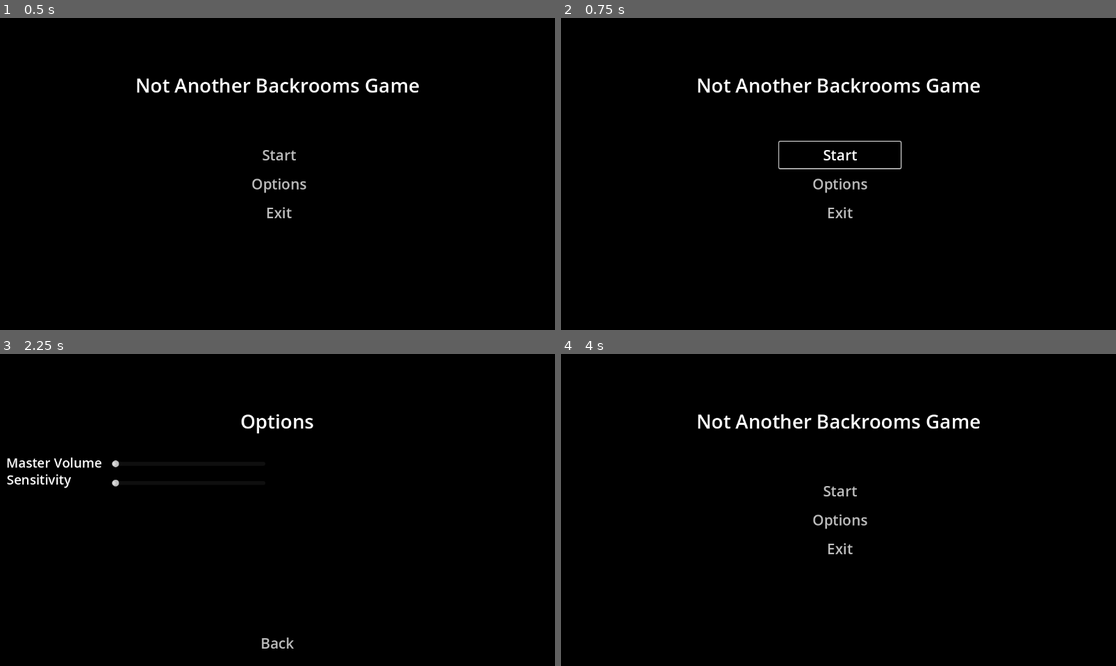
Above: before the commit, frames 1-4 (two rows, left to right).
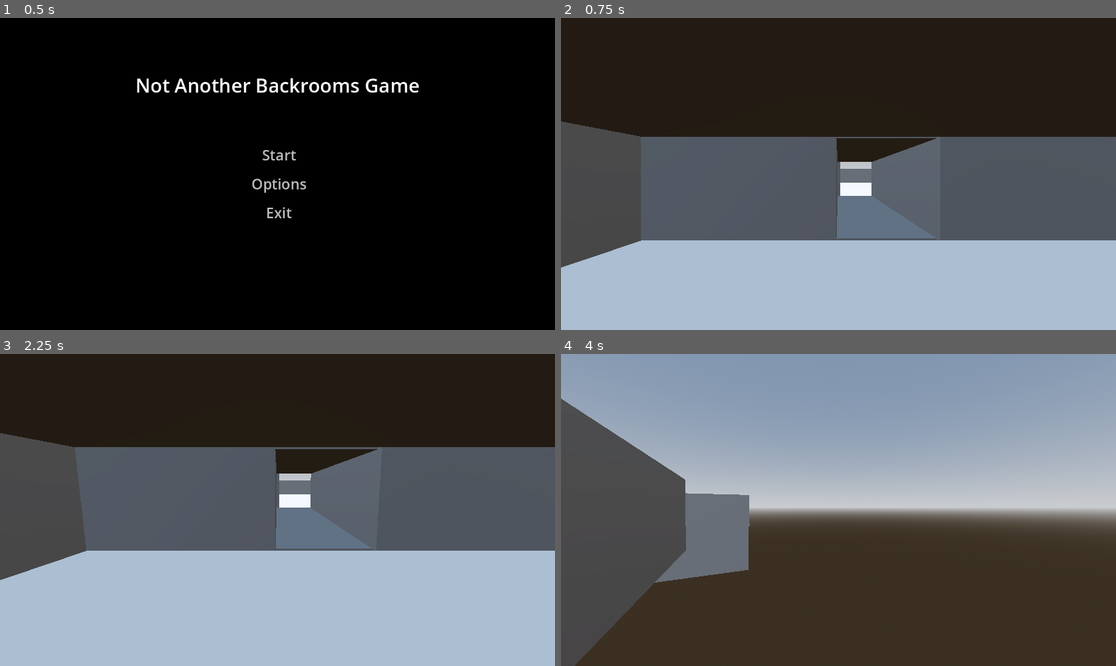
Above: after the commit, the same moments.

Repository: aaronm94/NABG_godot
Game: Godot game, scene res://scenes/ui/MainMenu/mainmenu.tscn
Two runs of this game, one before a commit and one after it. Both use one fixed random seed, a clock stepped at 60 frames per second and the inputs below. Before the commit the project starts from res://MainMenu/mainmenu.tscn.
Inputs (mouse positions are in pixels of both pictures, inside the frame that each line leads up to):
- Up to frame 1 (0.5 s): no input
- Up to frame 2 (0.75 s): click "Start" at 0.5 s
- Up to frame 3 (2.25 s): click (277, 491) at 1.25 s, where only the run before the commit has a clickable "Start"; click (277, 519) at 2 s, where only the run before the commit has a clickable "Options"
- Up to frame 4 (4 s): click (838, 644) at 2.75 s, where only the run before the commit has a clickable "Back"; tap Enter at 3.5 s; move the mouse to (960, 494) at 3.52 s; hold D (move_right, bound only after the commit) from 3.53 s (still down); tap F (freefly, bound only after the commit) at 3.6 s; click (960, 494) at 3.67 s; tap Space (jump, bound only after the commit) at 3.77 s

Frame 1 is identical in both runs. In frame 2, 100% of the frame differs, in the area x 0-100%, y 0-100%; in frame 3, 100%; in frame 4, 100%.

Commit message:
Move MainMenu assets to scenes/ui/MainMenu directory
Relocated all MainMenu-related files, including scripts, scenes, and audio, from the MainMenu directory to scenes/ui/MainMenu for improved project organization. Updated the main menu script to load the new first_floor scene instead of 3DLevel.

Diff:
--- a/MainMenu/mainmenu.gd
+++ b/scenes/ui/MainMenu/mainmenu.gd
@@ -3,7 +3,7 @@
 
 func startbutton_pressed():
 	pass # Replace with function body.
-	get_tree().change_scene_to_file("res://3DLevel.tscn")
+	get_tree().change_scene_to_file("res://scenes/environments/first_floor.tscn")
 
 func exitbutton_pressed():
 	pass # Replace with function body.
Not shown, removed: MainMenu/bgmusic.mp3.import
Not shown, added: scenes/ui/MainMenu/bgmusic.mp3.import
Renamed: MainMenu/mainmenu.gd.uid -> scenes/ui/MainMenu/mainmenu.gd.uid
Renamed: MainMenu/mainmenu.tscn -> scenes/ui/MainMenu/mainmenu.tscn
Renamed: MainMenu/master_slider.gd -> scenes/ui/MainMenu/master_slider.gd
Renamed: MainMenu/master_slider.gd.uid -> scenes/ui/MainMenu/master_slider.gd.uid
Renamed: MainMenu/options.gd -> scenes/ui/MainMenu/options.gd
Renamed: MainMenu/options.gd.uid -> scenes/ui/MainMenu/options.gd.uid
Renamed: MainMenu/options.tscn -> scenes/ui/MainMenu/options.tscn
Not shown, removed: MainMenu/bgmusic.mp3
Not shown, added: scenes/ui/MainMenu/bgmusic.mp3
